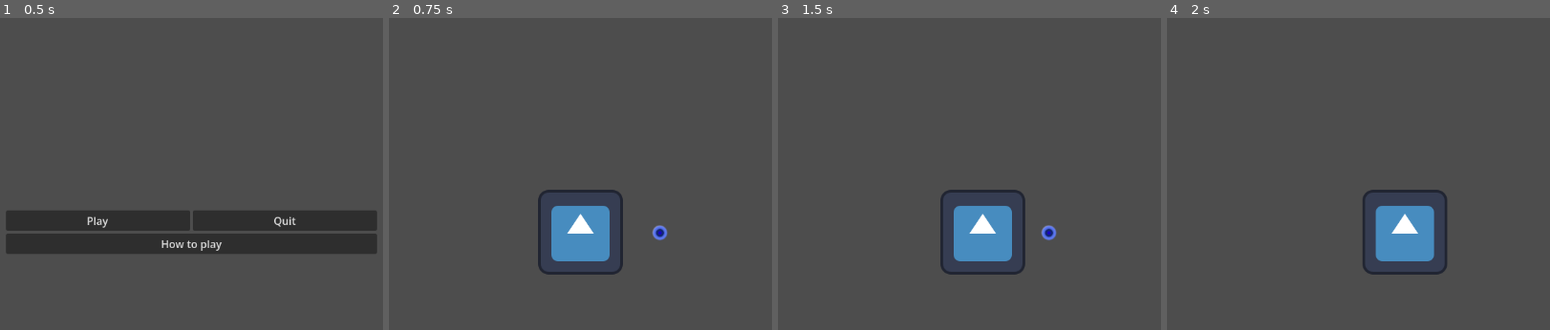
Above: before the commit, frames 1-4 (left to right).
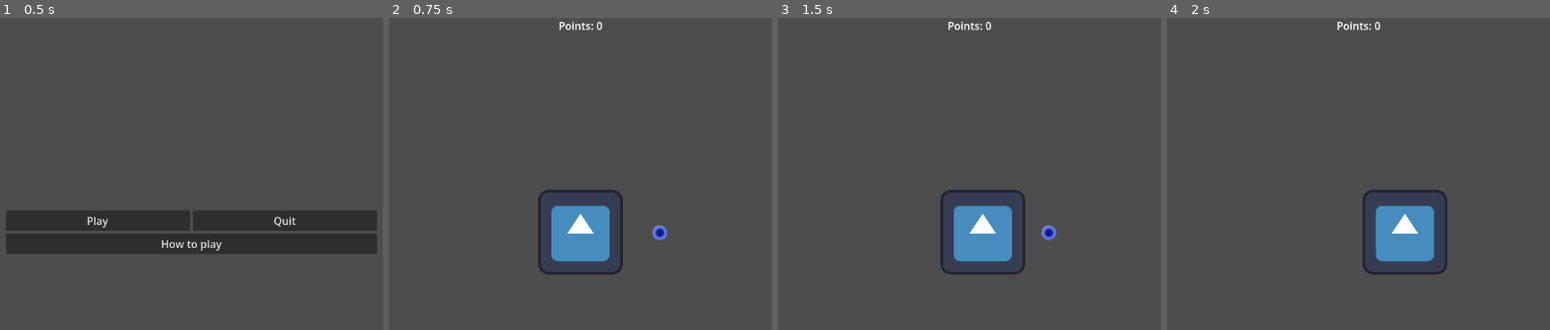
Above: after the commit, the same moments.

Repository: GlitchedSalad/global-game-jam-2026
Game: Godot game, scene res://src/scenes/level/menu.tscn
The game is run twice, just before and just after one commit, with the same random seed, the same clock (stepped at 60 frames per second) and the same inputs. The project has no main scene, so this scene is started directly. The engine's default icon, where the game draws it, is replaced by a stand-in: a white triangle on a blue panel in a dark square.
Inputs:
- Up to frame 1 (0.5 s): no input
- Up to frame 2 (0.75 s): click "Play" at 0.5 s
- Up to frame 3 (1.5 s): tap Enter at 1.25 s; hold D (Right) from 1.28 s (still down); tap G (G) at 1.35 s
- Up to frame 4 (2 s): keep holding D (Right)

Frame 1 is identical in both runs. In frame 2, 0.2% of the frame differs, in the area x 44-56%, y 1-4%; in frame 3, 0.2%; in frame 4, 0.2%.

Commit message:
added hud to main

Diff:
--- a/src/scenes/level/main.tscn
+++ b/src/scenes/level/main.tscn
@@ -4,7 +4,8 @@
 [ext_resource type="PackedScene" uid="uid://s8dc0iq28nca" path="res://src/scenes/entities/character_base.tscn" id="2_2couc"]
 [ext_resource type="PackedScene" uid="uid://bbpjtemgku5av" path="res://src/scenes/components/player_controller.tscn" id="3_8c177"]
 [ext_resource type="Texture2D" uid="uid://c2tos1omse0cv" path="res://icon.svg" id="4_srwyl"]
-[ext_resource type="PackedScene" uid="uid://dbheax1kx27dy" path="res://src/scenes/entities/pickup.tscn" id="5_8c177"]
+[ext_resource type="PackedScene" path="res://src/scenes/entities/pickup.tscn" id="5_8c177"]
+[ext_resource type="PackedScene" uid="uid://dcdntvpo1nj4i" path="res://src/scenes/components/hud.tscn" id="6_srwyl"]
 
 [sub_resource type="RectangleShape2D" id="RectangleShape2D_8c177"]
 size = Vector2(129, 129)
@@ -30,3 +31,5 @@
 
 [node name="pickup" parent="." unique_id=539630175 instance=ExtResource("5_8c177")]
 position = Vector2(120, 0)
+
+[node name="HUD" parent="." unique_id=30475843 instance=ExtResource("6_srwyl")]
